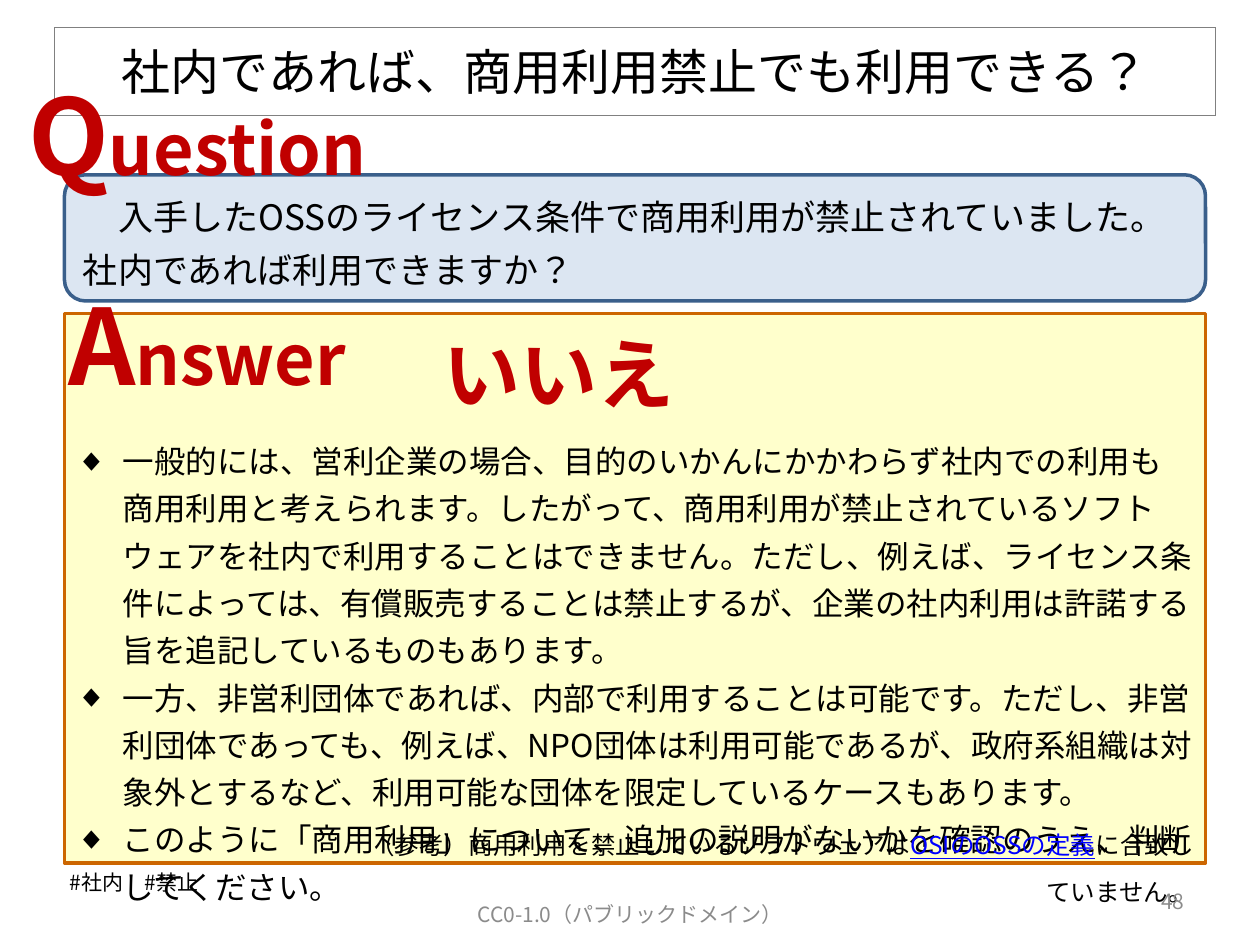
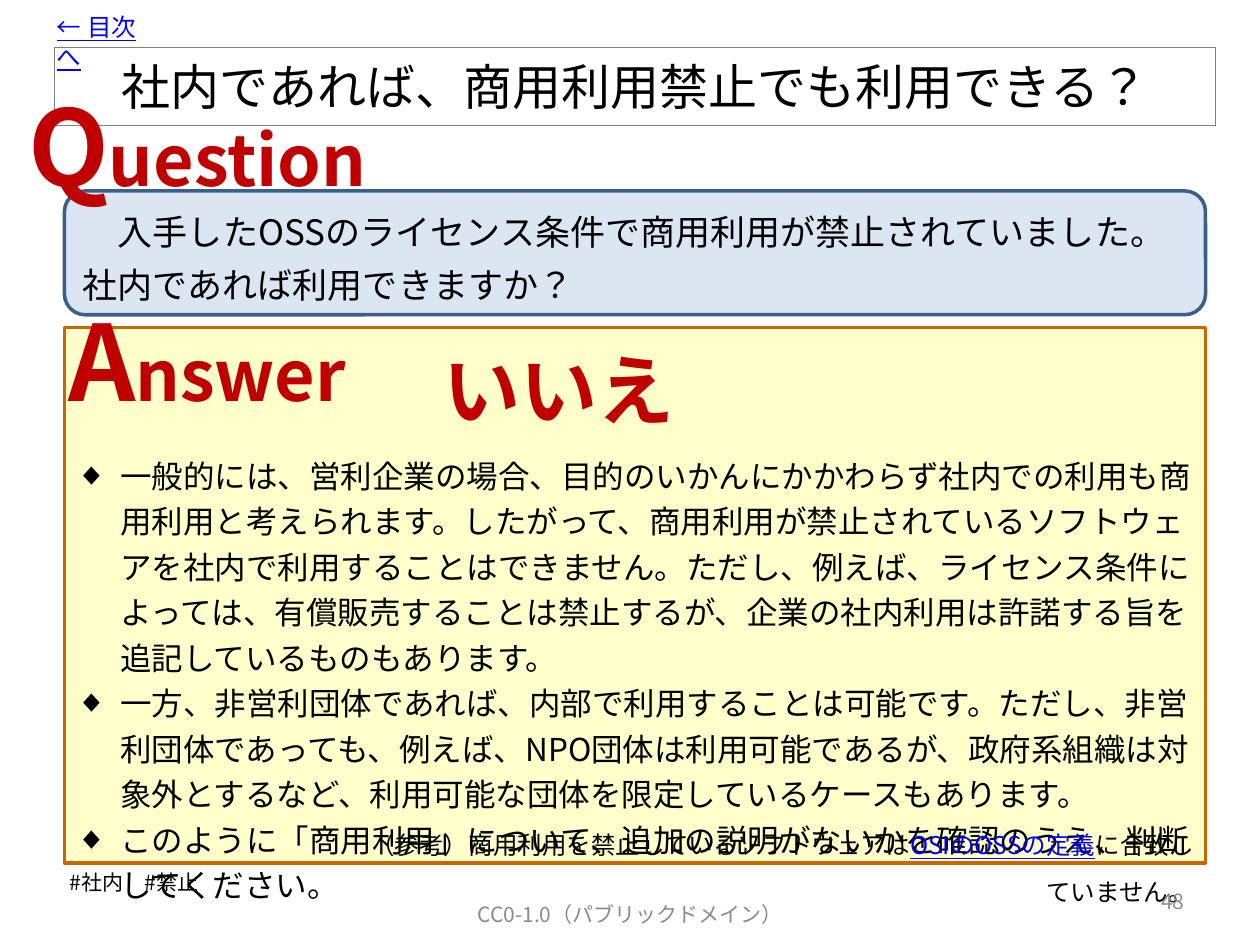
Before and after one commit to OpenChain-Project/OpenChain-JWG, a slide deck: slide 49 of Education_Material/FAQ/OSSライセンス関連でよくある誤解_CC0.pptx. Drawn at 1260x945 pixels with LibreOffice and Linux fonts; fonts in the diff are those of the drawing. Boxes give left, top, right and bottom in pixels: in the first picture for what was removed or moved away, otherwise in the second. Text is boxed around its words. In the diff, an @@ line names an element or a change of style, - is before the commit and + after.

Commit message:
V7.1に更新します。
目次から各スライドへリンクを付けました。

```diff
--- a/Education_Material/FAQ/OSSライセンス関連でよくある誤解_CC0.pptx
+++ b/Education_Material/FAQ/OSSライセンス関連でよくある誤解_CC0.pptx
@@ text added at box(57, 15, 136, 71), 14 pt, text #0000FF, underline @@
+← 目次へ
@@ title "社内であれば、商用利用禁止でも利用できる？": place and size @@
-title "社内であれば、商用利用禁止でも利用できる？" at box(54, 28, 1215, 116)
+title "社内であれば、商用利用禁止でも利用できる？" at box(54, 48, 1215, 126)
@@ text "Question": place and size @@
-text "Question" at box(15, 64, 402, 204)
+text "Question" at box(15, 76, 402, 215)
@@ rectangle: place and size @@
-rectangle at box(64, 314, 1206, 863)
+rectangle at box(64, 328, 1206, 863)
@@ 2 texts, 1 rounded rectangle: place and size @@
-2 texts, 1 rounded rectangle at box(55, 175, 1206, 415)
+2 texts, 1 rounded rectangle at box(55, 192, 1206, 430)
@@ text "一般的には、営利企業の場合、目的のいかんにかかわらず社内での利用も商用利用と考えられます。したがって、商用利用が禁止され ...": place and size @@
-text "一般的には、営利企業の場合、目的のいかんにかかわらず社内での利用も商用利用と考えられます。したがって、商用利用が禁止され ..." at box(123, 446, 1192, 859)
+text "一般的には、営利企業の場合、目的のいかんにかかわらず社内での利用も商用利用と考えられます。したがって、商用利用が禁止され ..." at box(120, 461, 1190, 859)
@@ text "一般的には、営利企業の場合、目的のいかんにかかわらず社内での利用も商用利用と考えられます。したがって、商用利用が禁止され ..." at box(120, 461, 1190, 859): indent changed; line spacing 27pt to 26pt @@
```
Also in this commit, not shown: 57 other slides changed.
